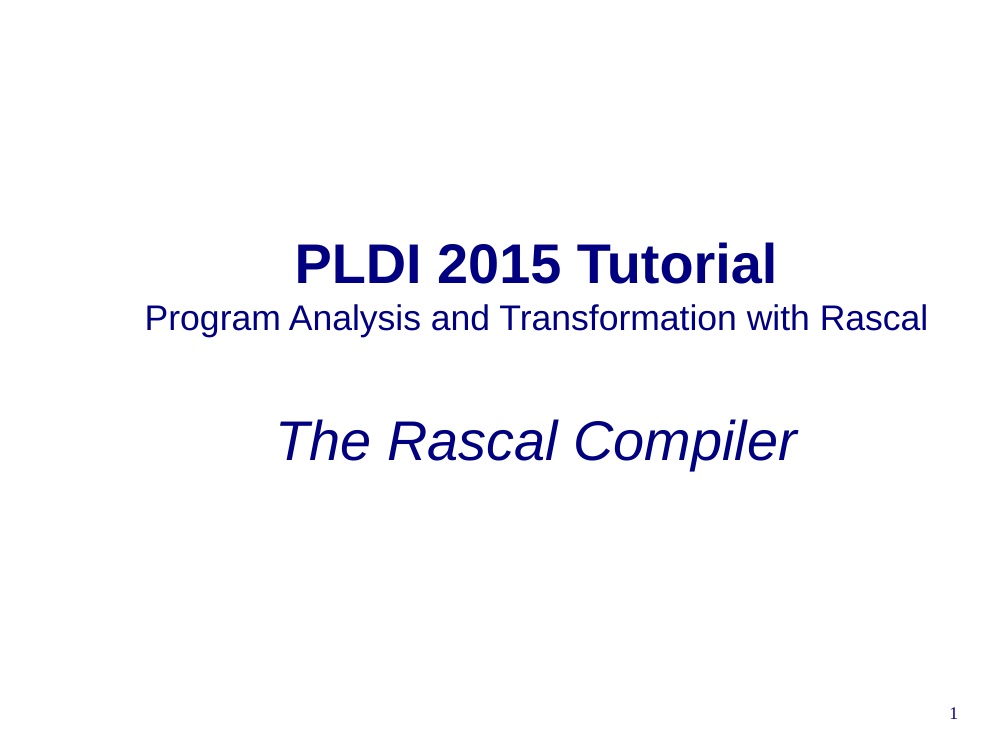
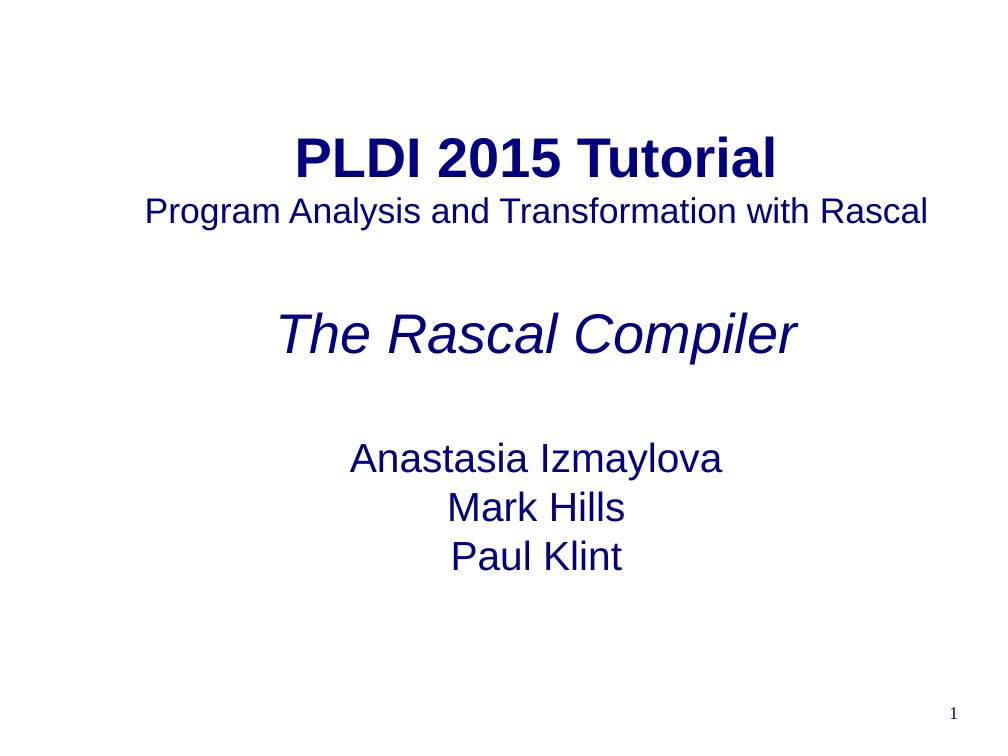
Before and after one commit to cwi-swat/rascal-course-pldi-2015, a slide deck: slide 1 of presentations/RascalCompiler.odp. Drawn at 1008x756 pixels with LibreOffice and Linux fonts; fonts in the diff are those of the drawing; background and template pictures are left out. Boxes give left, top, right and bottom in pixels: in the first picture for what was removed or moved away, otherwise in the second. Text is boxed around its words. In the diff, an @@ line names an element or a change of style, - is before the commit and + after.

Commit message:
Title page

```diff
--- a/presentations/RascalCompiler.odp
+++ b/presentations/RascalCompiler.odp
@@ title at bbox=[145, 136, 929, 571]: text changed @@
-PLDI 2015 Tutorial
-Program Analysis and Transformation with Rascal
-The Rascal Compiler
+PLDI 2015 Tutorial
+Program Analysis and Transformation with Rascal
+The Rascal Compiler
+Anastasia Izmaylova
+Mark Hills
+Paul Klint
```
